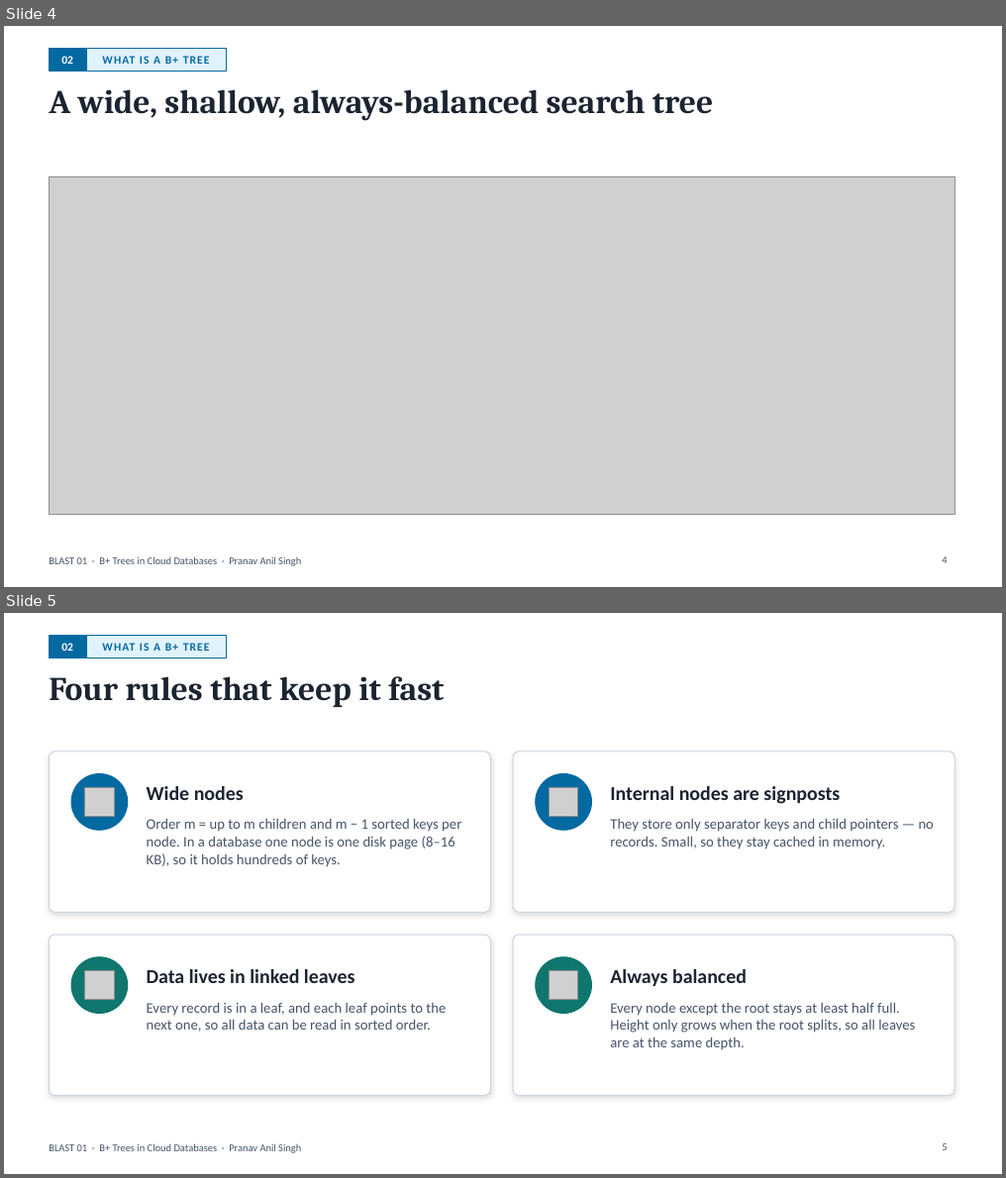
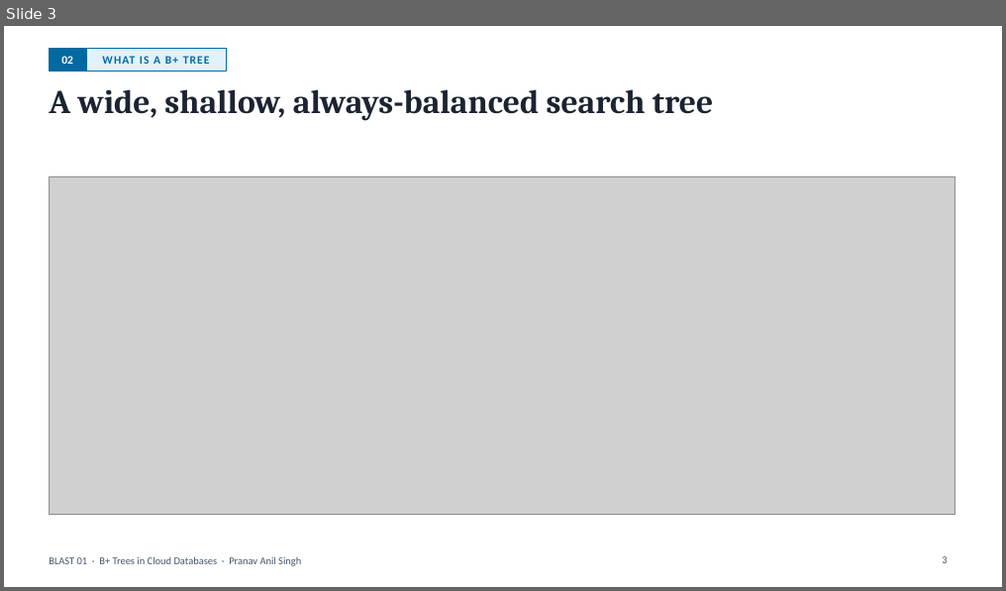
Before and after one commit to Pranavxoxo/BLAST01-BPlusTree-Cloud-Index, a slide deck: docs/BLAST01-Video-Presentation.pptx. Shown one above the other, each under a label of ours: slides 4 and 5 before the commit, slide 3 after it. The pictures are 1006x1178 and 1006x591 pixels, drawn with LibreOffice and Linux fonts; fonts in the diff are those of the drawing; grey boxes stand for pictures. Boxes give left, top, right and bottom in pixels: in the first picture for what was removed or moved away, otherwise in the second. Text is boxed around its words. In the diff, an @@ line names an element or a change of style, - is before the commit and + after.

```diff
--- a/docs/BLAST01-Video-Presentation.pptx
+++ b/docs/BLAST01-Video-Presentation.pptx
@@ slide 5 removed at (4, 613, 1002, 1174), background #FFFFFF; not listed: 1 template element that a slide beside it also shows @@
@@ rectangle removed at (49, 636, 86, 658) @@
@@ rectangle removed at (86, 636, 226, 658) @@
@@ text removed at (61, 643, 73, 651) @@
-02
@@ text removed at (102, 643, 210, 651) @@
-WHAT IS A B+ TREE
@@ title removed at (49, 676, 444, 707) @@
-Four rules that keep it fast
@@ rounded rectangle removed at (49, 752, 491, 912) @@
@@ rounded rectangle removed at (513, 752, 954, 912) @@
@@ ellipse removed at (71, 774, 128, 830) @@
@@ picture removed at (85, 787, 114, 817) @@
@@ text removed at (147, 786, 244, 800) @@
-Wide nodes
@@ ellipse removed at (536, 774, 592, 830) @@
@@ picture removed at (549, 787, 578, 817) @@
@@ text removed at (610, 786, 840, 804) @@
-Internal nodes are signposts
@@ text removed at (147, 818, 461, 867) @@
-Order m = up to m children and m − 1 sorted keys per node. In a database one node is one disk page (8–16 KB), so it holds hundreds of keys.
@@ text removed at (610, 818, 934, 850) @@
-They store only separator keys and child pointers — no records. Small, so they stay cached in memory.
@@ rounded rectangle removed at (49, 935, 491, 1096) @@
@@ rounded rectangle removed at (513, 935, 954, 1096) @@
@@ ellipse removed at (71, 958, 128, 1014) @@
@@ ellipse removed at (536, 958, 592, 1014) @@
@@ picture removed at (85, 970, 114, 1000) @@
@@ text removed at (147, 969, 355, 983) @@
-Data lives in linked leaves
@@ picture removed at (549, 970, 578, 1000) @@
@@ text removed at (610, 969, 746, 986) @@
-Always balanced
@@ text removed at (147, 1002, 446, 1032) @@
-Every record is in a leaf, and each leaf points to the next one, so all data can be read in sorted order.
@@ text removed at (610, 1002, 915, 1051) @@
-Every node except the root stays at least half full. Height only grows when the root splits, so all leaves are at the same depth.
@@ page number removed at (942, 1144, 946, 1151) @@
-5
@@ what was slide 4 is now slide 3 @@
@@ page number at (942, 557, 946, 564): text changed @@
-4
+3
```
Also in this commit, not shown: 1 slide changed, 5 slides added, 3 other slides removed, 5 other files.
